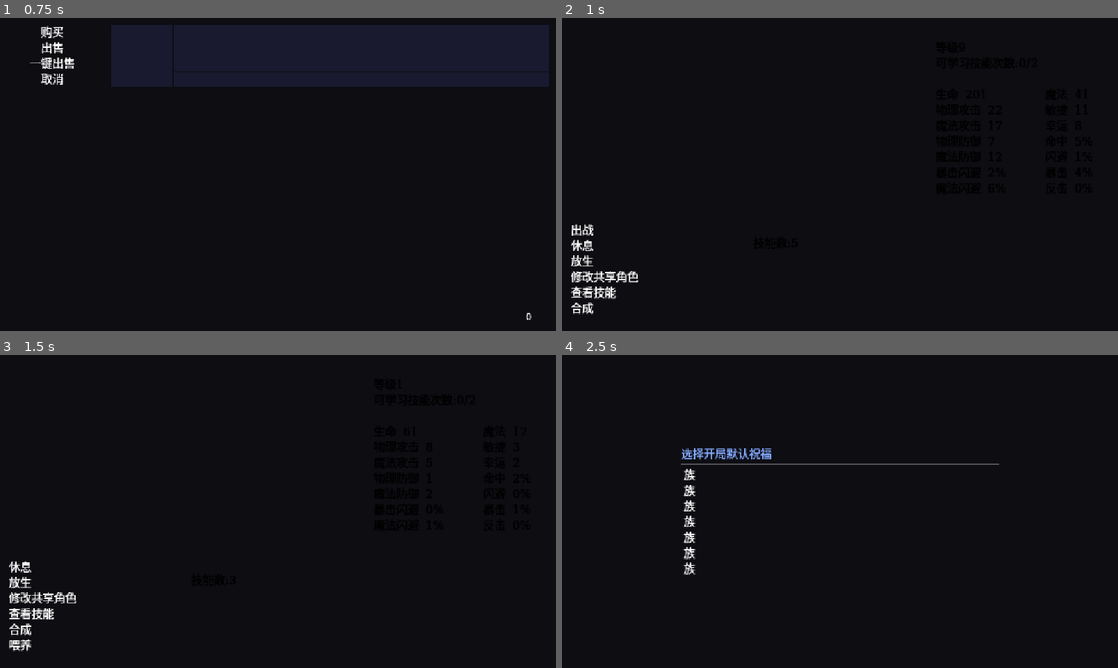
Above: before the commit, frames 1-4 (two rows, left to right).
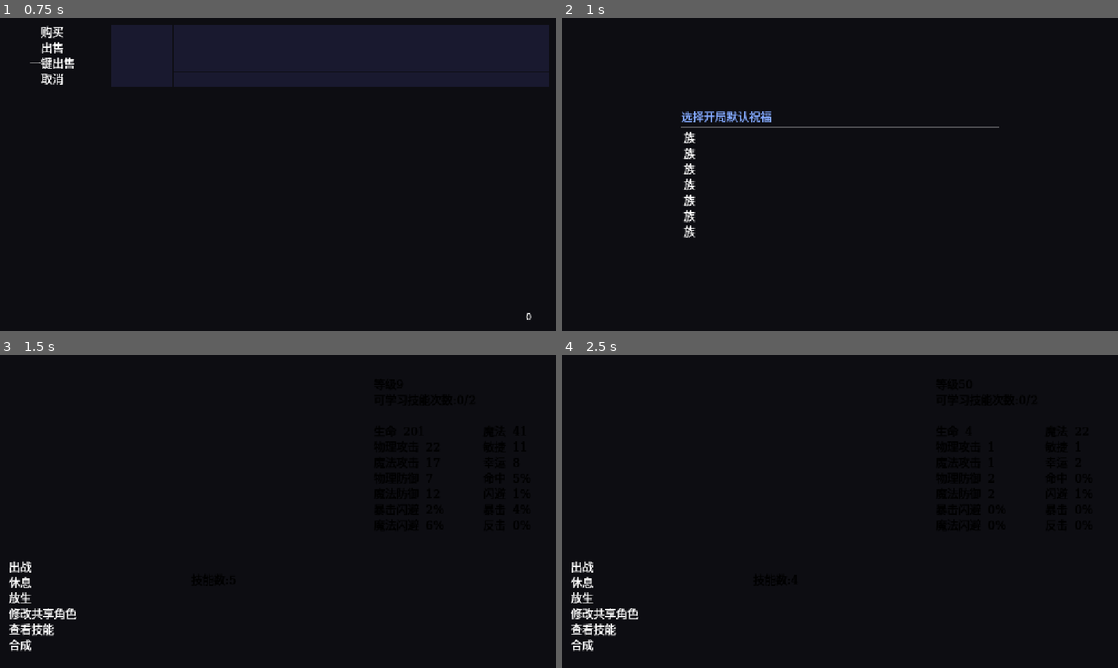
Above: after the commit, the same moments.

Repository: luiluu/PlayAgain-xiyou-godot
Game: Godot game, scene res://tests/xiyou_system_evidence.tscn
The game is run twice, just before and just after one commit, with the same random seed, the same clock (stepped at 60 frames per second) and the same inputs. This scene is started directly instead of the project's main scene.
Inputs (mouse positions are in pixels of both pictures, inside the frame that each line leads up to):
- Up to frame 1 (0.75 s): tap Enter (ui_accept) at 0.5 s; drag from (278, 174) to (333, 105) at 0.52 s
- Up to frame 2 (1 s): no input
- Up to frame 3 (1.5 s): drag from (278, 511) to (250, 574) at 1.27 s
- Up to frame 4 (2.5 s): tap Enter (ui_accept) at 2 s; move the mouse to (895, 442) at 2.02 s; hold Right (ui_right) from 2.03 s (still down); tap G at 2.1 s; click (895, 442) at 2.17 s

Frame 1 is identical in both runs. In frame 2, 2.0% of the frame differs, in the area x 1-79%, y 29-95%; in frame 3, 1.1%; in frame 4, 2.0%.
Error in both runs: Trying to return a value of type "Nil" from a function whose return type is "Dictionary". (res://modes/xiyou/core/xdb.gd:39)

Commit message:
异化工坊按原版游戏窗口主题（installGamePanelTheme）重画；列表右推 7 的副作用登记 O-087
成对截图查出：原版工坊自带 CSS 被 installGamePanelTheme 盖过，实际是皮肤边框面板、18 号描边白字、
金框资源条、收益绿／代价红、青边主按钮／红边分解键；Godot 只照了自带 CSS。改用 XWebPanel 部件，
版面对原版读数（面板 x100 宽 1080、列表 x132 宽 320、详情 x487），确认框里相邻按钮同一行；重画后停在顶部。
alien_workshop 42/42（新增版面与 O-087 回退断言）、alien_config 95/95。

执行者: Claude（八戒）
核查: 待Codex

Co-Authored-By: Claude Opus 5.5 <noreply@anthropic.com>

Diff:
--- a/03_再刷重制_Godot/01_Godot工程/modes/xiyou/ui/alien_workshop.gd
+++ b/03_再刷重制_Godot/01_Godot工程/modes/xiyou/ui/alien_workshop.gd
@@ -8,23 +8,43 @@
 ## 没有异化装备时右侧是获取说明；最后是可展开的「最近异化掉落」。Esc 关闭。规则在 XAlienation。
 ## 「配置异化」（期二）在详情下方展开「战前技能配置」：使用角色，再按词条给绑定队友／作用技能／借用武器／替换原生技能／两组借入技能；
 ## 原版是网页下拉框，这里用 OptionButton（节点树里是 select，记选项与当前值）。保存成功或取消就收起，保存失败留在原处并显示错误。
+## 外观（八戒_63 成对截图补）：原版另有 installGamePanelTheme 盖在工坊自带 CSS 上，实际画面是「游戏窗口」主题（与 XWebPanel 同一套）：
+## 暗底黑 0.5；面板底 #16161f、Window 皮肤边框 12px、内边距 16/20（面板 x100 宽 1080，内容 x132 宽 1016）；正文 18 号白字黑描边、行高 1.6；
+## h1 28／h2 22 粗体白、h3 18 粗体系统色；标题区下 1px 分隔线（下内距 10、下距 12）；资源条金字、黑 0.3 底、金 0.45 边、内距 12/14（下距 15）；
+## 说明 #c9ced8；收益 #98e598、代价 #ff8f86；按钮 17 号、黑 0.28 底、白 0.4 边、圆角 6、内距 9/12、高 47.2，
+## 合成／重抽／采用新／保存配置／确认类加青边（gp-primary），分解类红字红边（gp-danger），不可点整体 0.4；
+## 列表宽 33%（右 1px 分隔线、右内距 14），与详情间距 20；分解确认框暗红底红边；配置框黑 0.25 底、白 0.22 边、无内距。
+## 相邻按钮原版另有 margin-left 7（button+button）：操作行间距 8+7＝15、确认框里两键同一行间隔 7，照画；
+## 列表里第 2 个起也被右推 7 并撑出横向滚动条——O-087 不照搬，列表按钮左对齐、不出横向滚动条。
 
 signal closed
 
-const BACKDROP := Color("070912e8")
-const PANE := Color("151325")
-const PANE_BORDER := Color("72618d")
-const TEXT := Color("e9e5f3")
-const NOTE := Color("b8aec7")
-const BUTTON := Color("29233e")
-const BUTTON_BORDER := Color("76618e")
-const BUTTON_FOCUS := Color("473459")
-const SELECTED := Color("53385f")
-const SELECTED_BORDER := Color("c6a2df")
+const BACKDROP := Color(0, 0, 0, 0.5)
+const PANE := Color("16161f")
+const TEXT := XWebPanel.TEXT
+const NOTE := XWebPanel.MUTED
+const GOOD := Color("98e598")
+const BAD := Color("ff8f86")
+const PRIMARY := Color(160 / 255.0, 230 / 255.0, 235 / 255.0, 0.14)
+const SUMMARY_BACK := Color(0, 0, 0, 0.3)
+const SUMMARY_EDGE := Color(1, 211 / 255.0, 115 / 255.0, 0.45)
+const SECTION_BACK := Color(0, 0, 0, 0.25)
+const CONFIRM_BACK := Color(80 / 255.0, 20 / 255.0, 20 / 255.0, 0.45)
+const FIELDSET_EDGE := Color("665572")
 const ERROR := Color("ffb5ba")
 const ERROR_BACK := Color("512934")
 const SIZES := {"h1": 28, "h2": 22, "h3": 18}
-const BODY_SIZE := 17
+const BODY_SIZE := 18
+const BUTTON_SIZE := 17
+const BUTTON_H := 47.19                    # 17×1.6 ＋ 内距 9×2 ＋ 边 1×2
+const PANE_W := 1080.0
+const PANE_BORDER := 12.0
+const PANE_PAD := Vector2(20, 16)
+const LIST_W := 1016.0 * 0.33              # .alien-list width:33%（含右内距 14 与 1px 线）
+const PRIMARY_RE := "采用新|保存配置|合成|能量 →|应用到|使用1颗|开始抽取|确认"
+const DANGER_RE := "确认分解|分解为"
+## 优化 O-087：false（默认）列表按钮左对齐、不出横向滚动条；true 照原版 button+button 把第 2 个起右推 7，宽仍 100%，撑出横向滚动条
+static var list_indent_quirk := false
 const PARAM_NAMES := ["生命", "法力", "物攻", "物防", "魔攻", "魔防", "速度", "幸运"]
 
 ## 选中的异化装备 uid：原版是工坊模块的变量，关掉再开、读档后都还记着（uid 对上才生效）
@@ -41,13 +61,11 @@
 var shown_selected := ""
 ## 最近一次 render 的节点树（屏上显示的就是它；测试读它、按它点按钮）
 var tree: Array = []
-var _font: Font
 
 
 func _ready() -> void:
 	set_anchors_and_offsets_preset(Control.PRESET_FULL_RECT)
 	mouse_filter = Control.MOUSE_FILTER_STOP
-	_font = XUI.font()  # 原版是系统字（PingFang SC）；系统字回退会缺字（如「敌」），用游戏字体
 	XUI.menu_background(self)
 	var back := ColorRect.new()
 	back.color = BACKDROP
@@ -534,29 +552,46 @@
 	root = center
 	var pane: Dictionary = nodes[0]
 	var panel := PanelContainer.new()
-	panel.add_theme_stylebox_override("panel", _box(PANE, PANE_BORDER, 12, 22))
-	panel.custom_minimum_size = Vector2(minf(1080.0, size.x - 36.0), 0)
+	var frame := PaneFrame.new()
+	frame.set_content_margin(SIDE_LEFT, PANE_BORDER + PANE_PAD.x)
+	frame.set_content_margin(SIDE_RIGHT, PANE_BORDER + PANE_PAD.x)
+	frame.set_content_margin(SIDE_TOP, PANE_BORDER + PANE_PAD.y)
+	frame.set_content_margin(SIDE_BOTTOM, PANE_BORDER + PANE_PAD.y)
+	panel.add_theme_stylebox_override("panel", frame)
+	panel.custom_minimum_size = Vector2(minf(PANE_W, size.x - 36.0), 0)
 	center.add_child(panel)
 	var scroll := ScrollContainer.new()
 	scroll.horizontal_scroll_mode = ScrollContainer.SCROLL_MODE_DISABLED
 	scroll.custom_minimum_size = Vector2(0, 0)
 	scroll.follow_focus = true  # 键盘移到下方的配置项时跟着滚
+	_scrollbar(scroll)
 	panel.add_child(scroll)
-	var box := _vbox()
+	var box := _vbox(10)
 	box.size_flags_horizontal = Control.SIZE_EXPAND_FILL
 	scroll.add_child(box)
 	for n in pane.children:
 		var c := _make(n)
 		if c != null:
+			# 标题区下距 12、资源条下距 15（其余段落 10＝行距）
+			var extra: int = {"alien-heading": 2, "alien-summary": 5}.get(str(n.get("class", "")), 0)
+			if extra > 0:
+				var m := MarginContainer.new()
+				m.add_theme_constant_override("margin_bottom", extra)
+				m.add_child(c)
+				c = m
 			box.add_child(c)
-	# 高度最多 96%（max-height:96vh，超出滚动）
+	# 高度最多 94%（主题 max-height:94vh，超出滚动）
 	await get_tree().process_frame
 	if not is_instance_valid(scroll):
 		return
-	scroll.custom_minimum_size.y = minf(box.get_combined_minimum_size().y, size.y * 0.96 - 44.0)
+	scroll.custom_minimum_size.y = minf(box.get_combined_minimum_size().y, size.y * 0.94 - (PANE_BORDER + PANE_PAD.y) * 2)
 	var first := _first_button(box)
 	if first != null:
 		first.grab_focus()
+	# 原版重画后停在顶部（键盘焦点跟随只在之后移动时滚）
+	await get_tree().process_frame
+	if is_instance_valid(scroll):
+		scroll.scroll_vertical = 0
 
 
 func _first_button(n: Node) -> Button:
@@ -569,31 +604,104 @@
 	return null
 
 
+## 面板：底 #16161f（圆角 8、阴影 0 10 40 黑 0.65）＋ border-image：Window 皮肤 (96,0,96,96) 切 24 画进 12px 边，中间不画
+class PaneFrame extends StyleBox:
+	func _draw(ci: RID, rect: Rect2) -> void:
+		var bg := StyleBoxFlat.new()
+		bg.bg_color = PANE
+		bg.set_corner_radius_all(8)
+		bg.shadow_color = Color(0, 0, 0, 0.65)
+		bg.shadow_size = 20
+		bg.shadow_offset = Vector2(0, 10)
+		bg.draw(ci, rect)
+		var skin := XUI.skin()
+		if skin == null:
+			return
+		var s := 24.0
+		var b := PANE_BORDER
+		var xs := [[0.0, s, rect.position.x, b], [s, 48.0, rect.position.x + b, rect.size.x - b * 2], [72.0, s, rect.end.x - b, b]]
+		var ys := [[0.0, s, rect.position.y, b], [s, 48.0, rect.position.y + b, rect.size.y - b * 2], [72.0, s, rect.end.y - b, b]]
+		for xi in range(3):
+			for yi in range(3):
+				if xi == 1 and yi == 1:
+					continue
+				var x: Array = xs[xi]
+				var y: Array = ys[yi]
+				RenderingServer.canvas_item_add_texture_rect_region(ci, Rect2(x[2], y[2], x[3], y[3]), skin.get_rid(), Rect2(96 + x[0], y[0], x[1], y[1]))
+
+
+## 滚动条 8 宽、白 0.35 圆角 4，轨道透明
+static func _scrollbar(sc: ScrollContainer) -> void:
+	var grab := XWebPanel._box(Color(1, 1, 1, 0.35), Color(0, 0, 0, 0), 4, 0, Vector2(4, 0))
+	var bar := sc.get_v_scroll_bar()
+	for k in ["grabber", "grabber_highlight", "grabber_pressed"]:
+		bar.add_theme_stylebox_override(k, grab)
+	bar.add_theme_stylebox_override("scroll", StyleBoxEmpty.new())
+
+
 func _vbox(sep := 10) -> VBoxContainer:
 	var v := VBoxContainer.new()
 	v.add_theme_constant_override("separation", sep)
 	return v
 
 
-func _box(bg: Color, border: Color, radius := 7, pad := 12, width := 1) -> StyleBoxFlat:
-	var b := StyleBoxFlat.new()
-	b.bg_color = bg
-	b.border_color = border
-	b.set_border_width_all(width)
-	b.set_corner_radius_all(radius)
-	b.set_content_margin_all(pad)
+## 段落：白字黑描边、行高＝字号×1.6；标题粗体（h1／h2 字距 1）
+func _label(text: String, size_px := BODY_SIZE, color := TEXT, bold := false) -> Label:
+	var l := XWebPanel._para(text, size_px, color, size_px * 1.6, bold)
+	l.autowrap_mode = TextServer.AUTOWRAP_WORD_SMART
+	l.mouse_filter = Control.MOUSE_FILTER_PASS
+	return l
+
+
+## 按钮：XWebPanel 主题（内距 9/12、高 47.2）；gp-primary 青边浅青底、gp-danger 红字红边；选中项光标色；不可点整体 0.4
+func _button(text: String, cls := "", disabled := false) -> Button:
+	var b := Button.new()
+	b.text = text
+	b.disabled = disabled
+	XWebPanel.style_button(b, Vector2(12, 9))
+	b.custom_minimum_size.y = BUTTON_H
+	var pad := Vector2(12, 9)
+	if cls == "selected":
+		b.add_theme_stylebox_override("normal", XWebPanel._box(XWebPanel.CURSOR, XWebPanel.CURSOR_EDGE, 6, 1, pad))
+	elif RegEx.create_from_string(DANGER_RE).search(text) != null:
+		b.add_theme_stylebox_override("normal", XWebPanel._box(XWebPanel.BUTTON_BG, BAD, 6, 1, pad))
+		for k in ["font_color", "font_hover_color", "font_pressed_color", "font_focus_color", "font_hover_pressed_color", "font_disabled_color"]:
+			b.add_theme_color_override(k, BAD)
+	elif RegEx.create_from_string(PRIMARY_RE).search(text) != null:
+		b.add_theme_stylebox_override("normal", XWebPanel._box(PRIMARY, XWebPanel.CURSOR_EDGE, 6, 1, pad))
+	if disabled:
+		b.add_theme_stylebox_override("disabled", b.get_theme_stylebox("normal"))
+		if not b.has_theme_color_override("font_disabled_color"):
+			b.add_theme_color_override("font_disabled_color", TEXT)
+		b.modulate.a = 0.4
 	return b
 
 
-func _label(text: String, size_px := BODY_SIZE, color := TEXT) -> Label:
-	var l := Label.new()
-	l.text = text
-	l.autowrap_mode = TextServer.AUTOWRAP_WORD_SMART
-	l.add_theme_font_override("font", _font)
-	l.add_theme_font_size_override("font_size", size_px)
-	l.add_theme_color_override("font_color", color)
-	l.size_flags_horizontal = Control.SIZE_EXPAND_FILL
-	return l
+## 盒子：底、边、圆角与内距（CSS 内距＋边框）
+func _panel(bg: Color, edge: Color, radius: int, pad: Vector2, border := 1) -> PanelContainer:
+	var pc := PanelContainer.new()
+	pc.add_theme_stylebox_override("panel", XWebPanel._box(bg, edge, radius, border, pad))
+	return pc
+
+
+## 一串子节点：连着的按钮排成一行（行内块，button+button 左距 7），其余各占一行
+func _stack(kids: Array, sep := 10) -> VBoxContainer:
+	var v := _vbox(sep)
+	var row: HBoxContainer = null
+	for k in kids:
+		var c := _make(k)
+		if c == null:
+			continue
+		if c is Button and str(k.tag) == "button":
+			if row == null:
+				row = HBoxContainer.new()
+				row.add_theme_constant_override("separation", 7)
+				v.add_child(row)
+			row.add_child(c)
+			continue
+		row = null
+		v.add_child(c)
+	return v
 
 
 func _make(n: Dictionary) -> Control:
@@ -602,14 +710,24 @@
 	var cls := str(n.get("class", ""))
 	match str(n.tag):
 		"h1", "h2", "h3":
-			return _label(str(n.text), SIZES[n.tag])
+			var t := str(n.text)
+			# h3 系统色；「战力 …」「装备战力 …」标题金色（gp-power）
+			var col := XWebPanel.GOLD if RegEx.create_from_string("^(?:装备)?战力\\s").search(t) != null else (XWebPanel.SYSTEM if n.tag == "h3" else TEXT)
+			return _label(t, SIZES[n.tag], col, true)
 		"p", "span":
 			if cls == "alien-error":
-				var pc := PanelContainer.new()
-				pc.add_theme_stylebox_override("panel", _box(ERROR_BACK, ERROR_BACK, 0, 10, 0))
+				var pc := _panel(ERROR_BACK, ERROR_BACK, 0, Vector2(10, 10), 0)
 				pc.add_child(_label(str(n.text), BODY_SIZE, ERROR))
 				return pc
-			return _label(str(n.text), BODY_SIZE, NOTE if cls == "alien-note" else TEXT)
+			var col := TEXT
+			match cls:
+				"alien-note":
+					col = NOTE
+				"alien-benefit":
+					col = GOOD
+				"alien-cost":
+					col = BAD
+			return _label(str(n.text), BODY_SIZE, col)
 		"legend":
 			return _label(str(n.text))
 		"label":
@@ -620,12 +738,9 @@
 			return lv
 		"select":
 			var ob := OptionButton.new()
-			ob.add_theme_font_override("font", _font)
-			ob.add_theme_font_size_override("font_size", BODY_SIZE)
-			ob.add_theme_color_override("font_color", TEXT)
-			ob.add_theme_stylebox_override("normal", _box(BUTTON, BUTTON_BORDER, 7, 9))
-			ob.add_theme_stylebox_override("focus", _box(BUTTON_FOCUS, Color("b595d1"), 7, 9, 2))
-			ob.add_theme_stylebox_override("hover", _box(BUTTON_FOCUS, Color("b595d1"), 7, 9, 2))
+			XWebPanel.style_button(ob, Vector2(12, 9))
+			ob.add_theme_stylebox_override("normal", XWebPanel._box(XWebPanel.FIELD_BG, XWebPanel.BUTTON_EDGE, 6, 1, Vector2(12, 9)))
+			ob.custom_minimum_size.y = BUTTON_H
 			ob.size_flags_horizontal = Control.SIZE_EXPAND_FILL
 			var pick := -1
 			for idx in n.options.size():
@@ -638,76 +753,115 @@
 			ob.item_selected.connect(func(idx): set_value(key, opts[idx].value))
 			return ob
 		"button", "summary":
-			var b := Button.new()
-			b.text = str(n.text)
-			b.disabled = bool(n.get("disabled", false))
-			b.add_theme_font_override("font", _font)
-			b.add_theme_font_size_override("font_size", BODY_SIZE)
-			for c in ["font_color", "font_hover_color", "font_focus_color", "font_pressed_color"]:
-				b.add_theme_color_override(c, TEXT)
-			b.add_theme_color_override("font_disabled_color", Color(TEXT, 0.4))
-			var on_sel := cls == "selected"
-			b.add_theme_stylebox_override("normal", _box(SELECTED if on_sel else BUTTON, SELECTED_BORDER if on_sel else BUTTON_BORDER, 7, 9))
-			b.add_theme_stylebox_override("hover", _box(BUTTON_FOCUS, Color("b595d1"), 7, 9, 2))
-			b.add_theme_stylebox_override("focus", _box(BUTTON_FOCUS, Color("b595d1"), 7, 9, 2))
-			b.add_theme_stylebox_override("pressed", _box(BUTTON_FOCUS, Color("b595d1"), 7, 9, 2))
-			b.add_theme_stylebox_override("disabled", _box(Color(BUTTON, 0.4), Color(BUTTON_BORDER, 0.4), 7, 9))
+			var b := _button(str(n.text), cls, bool(n.get("disabled", false)))
 			b.alignment = HORIZONTAL_ALIGNMENT_LEFT if n.tag == "summary" else HORIZONTAL_ALIGNMENT_CENTER
 			if n.has("on"):
 				b.pressed.connect(n.on)
 			return b
 	var kids: Array = n.children
 	match cls:
-		"alien-heading", "alien-summary", "alien-actions":
+		"alien-heading":
+			# 标题区：下 1px 分隔线、下内距 10；按钮比标题高，标题竖直居中
+			var pc := PanelContainer.new()
+			var line := StyleBoxFlat.new()
+			line.bg_color = Color(0, 0, 0, 0)
+			line.border_color = XWebPanel.LINE
+			line.border_width_bottom = 1
+			line.content_margin_bottom = 11
+			pc.add_theme_stylebox_override("panel", line)
 			var h := HBoxContainer.new()
-			h.add_theme_constant_override("separation", 16 if cls != "alien-actions" else 8)
+			h.add_theme_constant_override("separation", 16)
 			for k in kids:
 				var c := _make(k)
 				if c != null:
+					c.size_flags_vertical = Control.SIZE_SHRINK_CENTER
 					if c is Label:
 						c.size_flags_horizontal = Control.SIZE_EXPAND_FILL
+					h.add_child(c)
+			pc.add_child(h)
+			return pc
+		"alien-summary":
+			var pc := _panel(SUMMARY_BACK, SUMMARY_EDGE, 6, Vector2(14, 12))
+			var h := HBoxContainer.new()
+			h.add_theme_constant_override("separation", 16)
+			for k in kids:
+				var c := _make(k)
+				if c != null:
+					c.size_flags_vertical = Control.SIZE_SHRINK_CENTER
+					if c is Label:
+						c.size_flags_horizontal = Control.SIZE_EXPAND_FILL
+						c.label_settings.font_color = XWebPanel.GOLD
+					h.add_child(c)
+			pc.add_child(h)
+			return pc
+		"alien-actions":
+			# flex gap 8 ＋ button+button 左距 7
+			var h := HBoxContainer.new()
+			h.add_theme_constant_override("separation", 15)
+			for k in kids:
+				var c := _make(k)
+				if c != null:
 					h.add_child(c)
 			return h
 		"alien-body", "alien-choices":
 			var h := HBoxContainer.new()
-			h.add_theme_constant_override("separation", 18)
+			h.add_theme_constant_override("separation", 20 if cls == "alien-body" else 18)
 			h.custom_minimum_size.y = 260
 			for k in kids:
 				var c := _make(k)
-				if c != null:
+				if c == null:
+					continue
+				if str(k.get("class", "")) == "alien-list":
+					c.custom_minimum_size.x = LIST_W
+				else:
 					c.size_flags_horizontal = Control.SIZE_EXPAND_FILL
-					c.size_flags_stretch_ratio = 1.0 if str(k.get("class", "")) != "alien-detail" else 2.0
-					h.add_child(c)
+				h.add_child(c)
 			return h
 		"alien-list":
+			# 右 1px 分隔线、右内距 14；最多 430 高，超出竖向滚动（O-087：不照搬第 2 个起右推 7 与横向滚动条）
+			var pc := PanelContainer.new()
+			var line := StyleBoxFlat.new()
+			line.bg_color = Color(0, 0, 0, 0)
+			line.border_color = XWebPanel.LINE
+			line.border_width_right = 1
+			line.content_margin_right = 15
+			pc.add_theme_stylebox_override("panel", line)
 			var sc := ScrollContainer.new()
-			sc.horizontal_scroll_mode = ScrollContainer.SCROLL_MODE_DISABLED
-			sc.custom_minimum_size.y = mini(430, 52 * kids.size())
+			sc.horizontal_scroll_mode = ScrollContainer.SCROLL_MODE_AUTO if list_indent_quirk else ScrollContainer.SCROLL_MODE_DISABLED
+			sc.size_flags_vertical = Control.SIZE_SHRINK_BEGIN
+			sc.custom_minimum_size.y = minf(430.0, (BUTTON_H + 8) * kids.size())
+			_scrollbar(sc)
 			var v := _vbox(8)
 			v.size_flags_horizontal = Control.SIZE_EXPAND_FILL
 			for k in kids:
 				var c := _make(k)
 				if c is Button:
 					c.alignment = HORIZONTAL_ALIGNMENT_LEFT
-				v.add_child(c)
+					if list_indent_quirk and v.get_child_count() > 0:
+						c.custom_minimum_size.x = LIST_W - 15
+						var m := MarginContainer.new()
+						m.add_theme_constant_override("margin_left", 7)
+						m.add_child(c)
+						c = m
+				if c != null:
+					v.add_child(c)
 			sc.add_child(v)
-			return sc
-	var v := _vbox()
-	var wrap: Control = v
+			pc.add_child(sc)
+			return pc
+	var v := _stack(kids.filter(func(k): return not (n.tag == "details" and k.tag != "summary" and not recent_open)))
 	if n.tag == "fieldset":
-		var fc := PanelContainer.new()
-		fc.add_theme_stylebox_override("panel", _box(Color(0, 0, 0, 0), Color("665572"), 0, 10))
+		var fc := _panel(Color(0, 0, 0, 0), FIELDSET_EDGE, 0, Vector2(10, 10))
 		fc.add_child(v)
-		wrap = fc
+		return fc
 	if n.tag == "section":
-		var pc := PanelContainer.new()
-		pc.add_theme_stylebox_override("panel", _box(Color(0, 0, 0, 0), Color("b8787a") if cls == "alien-confirm" else Color("675475"), 8, 18 if cls == "" else 15))
+		var pc: PanelContainer
+		match cls:
+			"alien-confirm":
+				pc = _panel(CONFIRM_BACK, BAD, 6, Vector2(15, 15))
+			"alien-config":
+				pc = _panel(SECTION_BACK, XWebPanel.LINE, 6, Vector2.ZERO)
+			_:
+				pc = _panel(SECTION_BACK, XWebPanel.LINE, 6, Vector2(18, 18))
 		pc.add_child(v)
-		wrap = pc
-	for k in kids:
-		if n.tag == "details" and k.tag != "summary" and not recent_open:
-			continue
-		var c := _make(k)
-		if c != null:
-			v.add_child(c)
-	return wrap
+		return pc
+	return v
--- a/03_再刷重制_Godot/01_Godot工程/tests/xiyou_alien_workshop.gd
+++ b/03_再刷重制_Godot/01_Godot工程/tests/xiyou_alien_workshop.gd
@@ -199,6 +199,8 @@
 	add_child(page)
 	await frames()
 	await shot("alien_" + name)
+	if name == "list":
+		await _layout(page)
 	var bad := []
 	var screen := 0
 	if norm(XAlienWorkshop.flatten(page.tree)) != norm(p.screens[0]):
@@ -230,6 +232,49 @@
 	await frames()
 
 
+## 版面对原版游戏窗口主题（installGamePanelTheme）的实测读数（八戒_63 ui_reference/review_system_pages：alien_list）：
+## 面板 x100 宽 1080；列表按钮 x132 宽 320.27、两键相距 55.19（O-087：第 2 个不右推 7）；详情标题 x487.27；收益绿、代价红
+func _layout(page: XAlienWorkshop) -> void:
+	for i in 3:
+		await get_tree().process_frame
+	var found := {}
+	var walk := func(n: Node, f: Callable) -> void:
+		for c in n.get_children():
+			if c is PanelContainer and not found.has("pane") and c.get_theme_stylebox("panel") is XAlienWorkshop.PaneFrame:
+				found.pane = c.get_global_rect()
+			if c is Button and c.text in ["逆骨·血吼", "疫囊·尼伯龙根指环"]:
+				found[c.text] = c.get_global_rect()
+			if c is Label and c.text == "逆骨·血吼":
+				found.h2 = c.get_global_rect()
+			if c is Label and c.text.begins_with("收益："):
+				found.good = c.label_settings.font_color
+			if c is Label and c.text.begins_with("代价："):
+				found.bad = c.label_settings.font_color
+			f.call(c, f)
+	walk.call(page, walk)
+	var near := func(a: float, b: float) -> bool: return absf(a - b) <= 1.0
+	var ok: bool = found.size() == 6 and near.call(found.pane.position.x, 100) and near.call(found.pane.size.x, 1080) \
+		and near.call(found["逆骨·血吼"].position.x, 132) and near.call(found["逆骨·血吼"].size.x, 320.27) \
+		and near.call(found["疫囊·尼伯龙根指环"].position.x, 132) and near.call(found["疫囊·尼伯龙根指环"].position.y - found["逆骨·血吼"].position.y, 55.19) \
+		and near.call(found.h2.position.x, 487.27) and found.good == XAlienWorkshop.GOOD and found.bad == XAlienWorkshop.BAD
+	check("layout_game_panel_theme", ok, found)
+	# O-087 回退：第 2 个起右推 7（与原版读数 x139 一致）
+	# 另开一个实例看，不动流程页（静态选中项先存后还）
+	var keep := XAlienWorkshop.selected
+	XAlienWorkshop.list_indent_quirk = true
+	var other := XAlienWorkshop.new()
+	add_child(other)
+	for i in 3:
+		await get_tree().process_frame
+	found.clear()
+	walk.call(other, walk)
+	XAlienWorkshop.list_indent_quirk = false
+	other.queue_free()
+	XAlienWorkshop.selected = keep
+	await get_tree().process_frame
+	check("o087_original_indent", found.has("疫囊·尼伯龙根指环") and near.call(found["疫囊·尼伯龙根指环"].position.x, 139), found.get("疫囊·尼伯龙根指环"))
+
+
 func _menu_entry() -> void:
 	var cmd: Array = XMenu.COMMANDS.filter(func(c): return c[1] == "alienation")
 	check("menu_alienation_enabled", cmd.size() == 1 and cmd[0][2] == true)
--- a/03_再刷重制_Godot/01_Godot工程/tests/xiyou_system_evidence.gd
+++ b/03_再刷重制_Godot/01_Godot工程/tests/xiyou_system_evidence.gd
@@ -61,9 +61,9 @@
 	check("power_line_default_on", XPower.enabled())
 	await _crafting()
 	await _magic_level()
+	await _race()
 	await _pets()
 	await _pet_synth()
-	await _race()
 	for pl in XSound._players:
 		if is_instance_valid(pl):
 			pl.stop()
Not shown, changed: 03_再刷重制_Godot/00_设计/优化登记.md
Not shown, changed: 03_再刷重制_Godot/00_设计/界面风格.md
